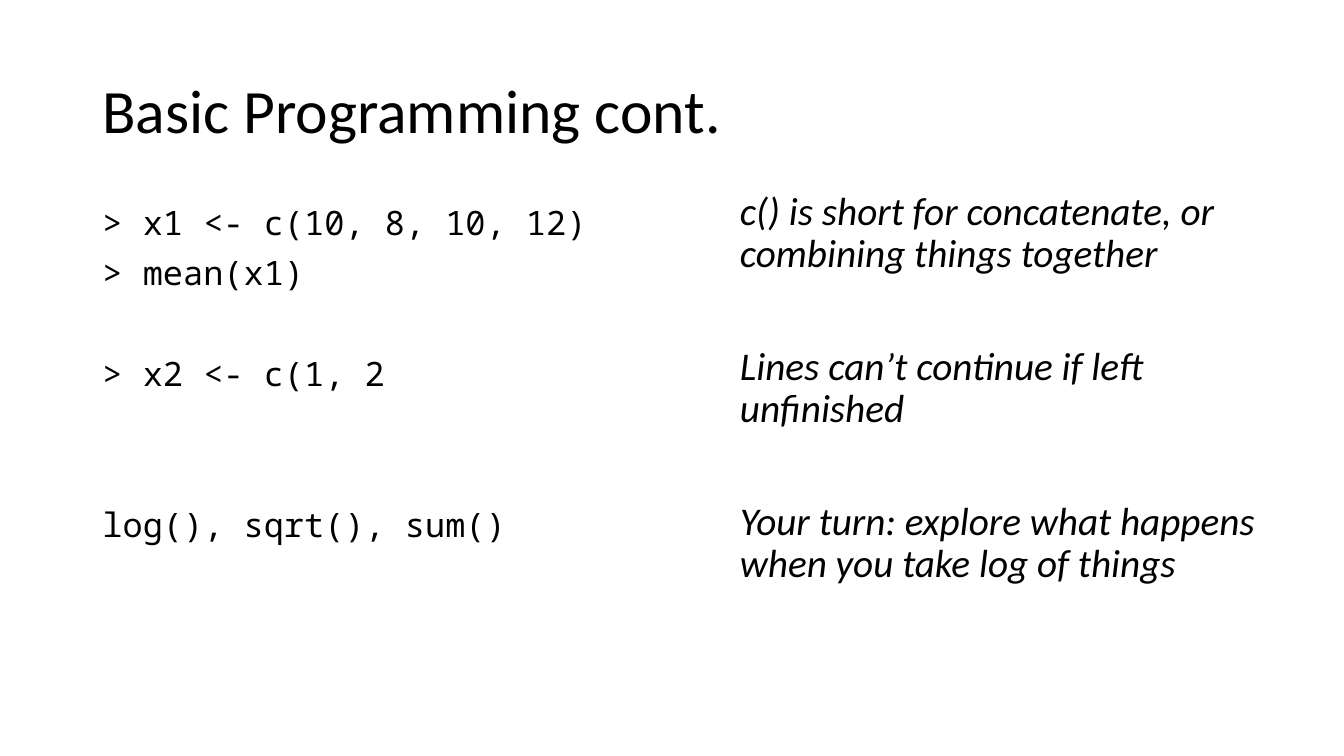
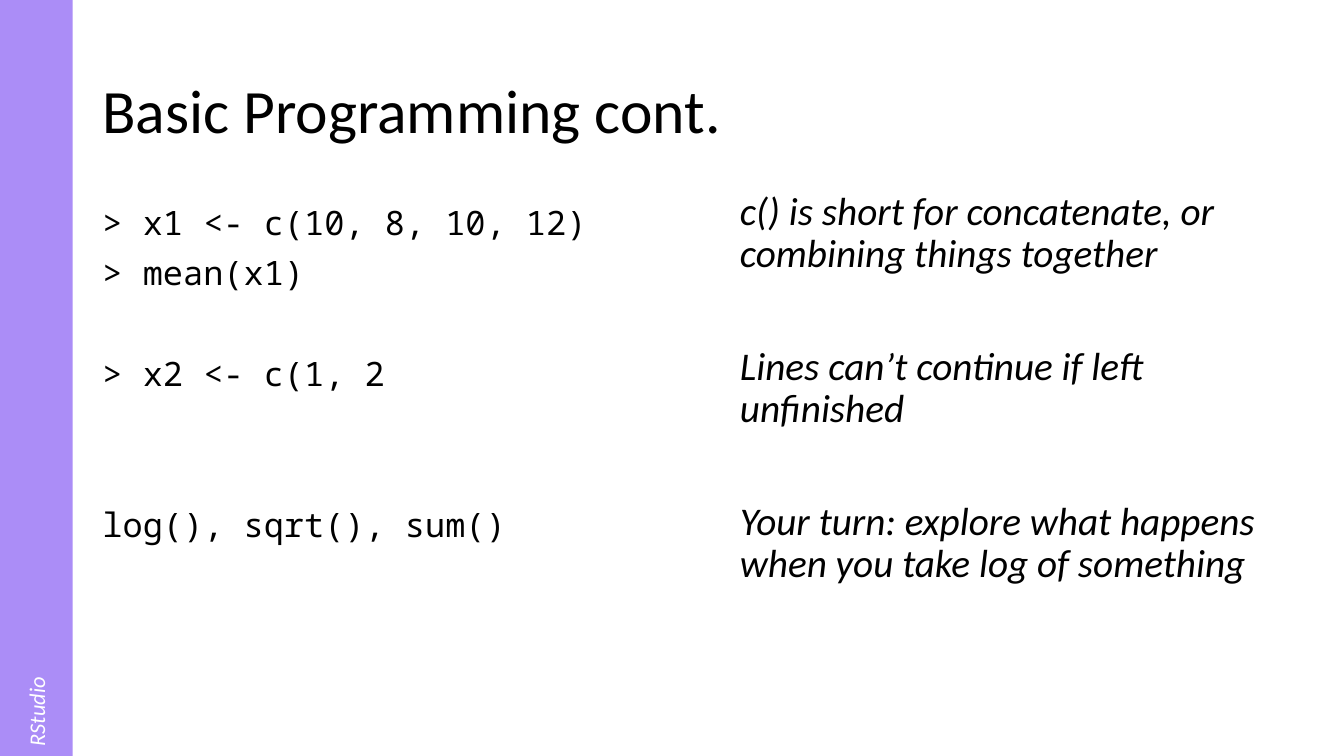
Before and after one commit to justinpriest/R_Intro_ADFG, a slide deck: slide 24 of The Basics of R.pptx (slide 20 before the commit). Drawn at 1344x756 pixels with LibreOffice and Linux fonts; fonts in the diff are those of the drawing. Boxes give left, top, right and bottom in pixels: in the first picture for what was removed or moved away, otherwise in the second. Text is boxed around its words. In the diff, an @@ line names an element or a change of style, - is before the commit and + after.

```diff
--- a/The Basics of R.pptx
+++ b/The Basics of R.pptx
@@ rectangle added at box(0, 0, 73, 756), fill #AB8DF7, 16 pt, text #FFFFFF, italic @@
+RStudio
@@ text at box(740, 507, 1255, 584): text changed @@
-Your turn: explore what happens when you take log of things
+Your turn: explore what happens when you take log of something
```
Also in this commit, not shown: 31 other slides changed, 8 slides added, 1 other file.
